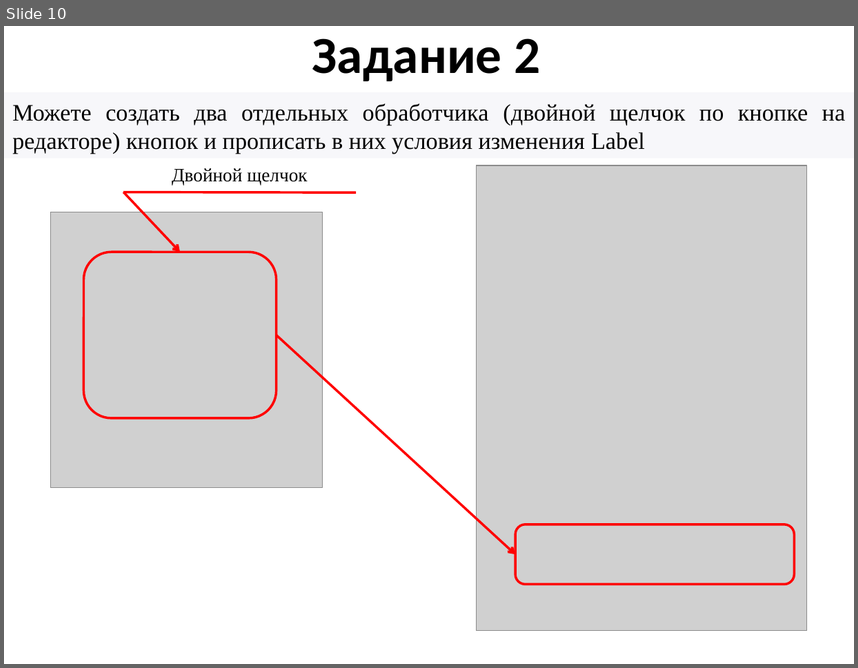
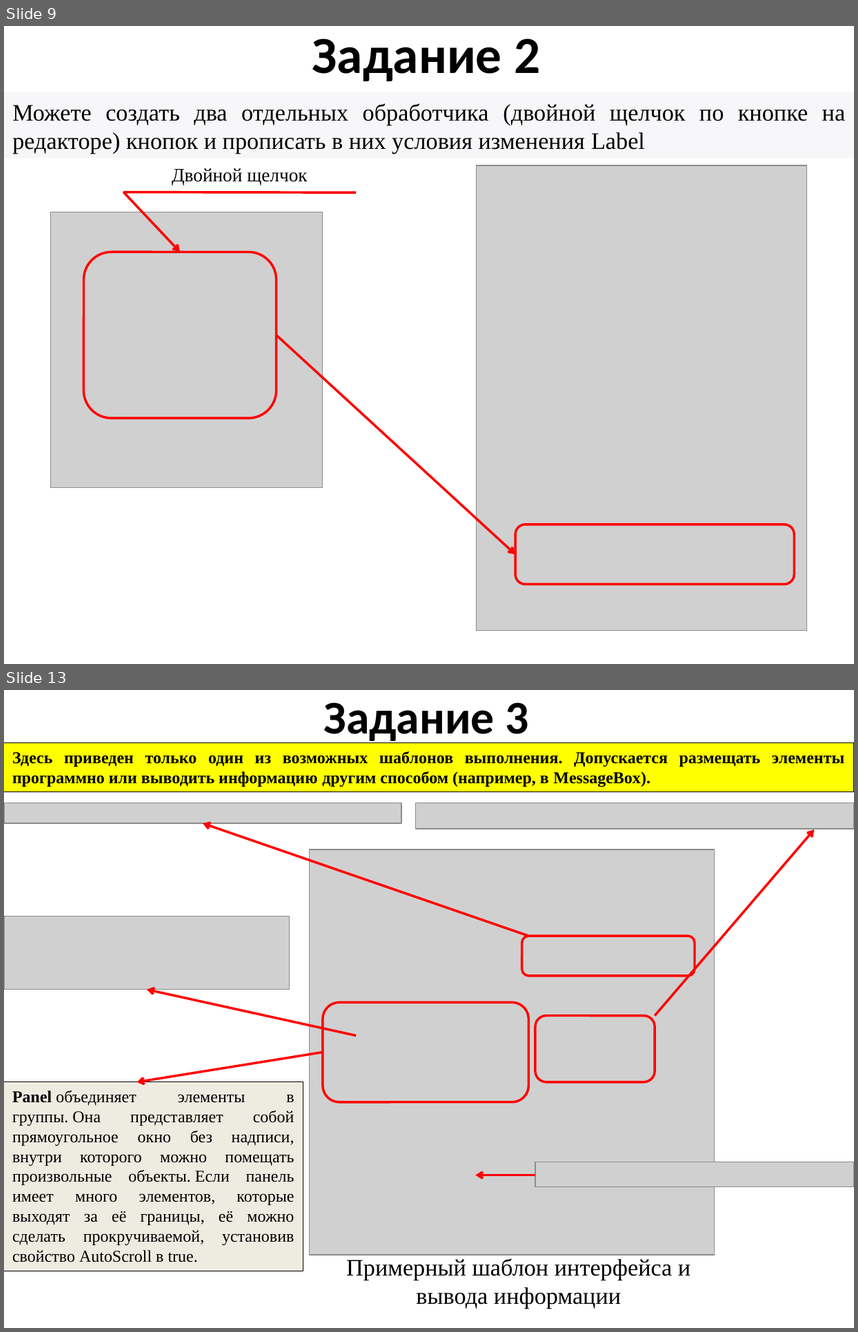
Before and after one commit to mbdatateach/site, a slide deck: sharp/1 Знакомство.pptx. Shown one above the other, each under a label of ours: slide 10 before the commit, slides 9 and 13 after it; the slides between them are not shown. The pictures are 858x668 and 858x1332 pixels, drawn with LibreOffice and Linux fonts; fonts in the diff are those of the drawing; grey boxes stand for pictures. Boxes give left, top, right and bottom in pixels: in the first picture for what was removed or moved away, otherwise in the second. Text is boxed around its words. In the diff, an @@ line names an element or a change of style, - is before the commit and + after.

```diff
--- a/sharp/1 Знакомство.pptx
+++ b/sharp/1 Знакомство.pptx
@@ slide 13 added at box(4, 690, 854, 1328), background #FFFFFF @@
@@ title added at box(323, 702, 529, 745), 39.6 pt, text #000000, bold @@
+Задание 3
@@ rectangle added at box(4, 742, 854, 791), fill #FFFF00, outline #000000 0.75 pt, 14 pt, text #000000, bold @@
+Здесь приведен только один из возможных шаблонов выполнения. Допускается размещать элементы программно или выводить информацию другим способом (например, в MessageBox).
@@ picture added at box(4, 803, 402, 823) @@
@@ picture added at box(415, 803, 854, 829) @@
@@ arrow added from (528, 936) to (203, 823), #FF0000 2 pt @@
@@ arrow added from (655, 1016) to (814, 829), #FF0000 2 pt @@
@@ picture added at box(309, 849, 715, 1254) @@
@@ picture added at box(4, 916, 290, 989) @@
@@ rounded rectangle added at box(522, 936, 694, 976), outline #FF0000 2 pt @@
@@ arrow added from (356, 1035) to (147, 989), #FF0000 2 pt @@
@@ rounded rectangle added at box(323, 1002, 528, 1101), outline #FF0000 2 pt @@
@@ rounded rectangle added at box(535, 1016, 655, 1082), outline #FF0000 2 pt @@
@@ arrow added from (323, 1052) to (136, 1082), #FF0000 2 pt @@
@@ rectangle added at box(4, 1082, 303, 1270), fill #EEECE1, outline #000000 0.75 pt, 14 pt, text #000000 @@
+Panel объединяет элементы в группы. Она представляет собой прямоугольное окно без надписи, внутри которого можно помещать произвольные объекты. Если панель имеет много элементов, которые выходят за её границы, её можно сделать прокручиваемой, установив свойство AutoScroll в true.
@@ picture added at box(535, 1162, 854, 1186) @@
@@ arrow added from (535, 1174) to (476, 1174), #FF0000 2 pt @@
@@ text added at box(346, 1258, 691, 1308), 20 pt, text #000000 @@
+Примерный шаблон интерфейса и вывода информации
@@ what was slide 10 is now slide 9 @@
```
Also in this commit, not shown: 3 slides changed, 2 other slides added, 1 slide removed, 8 other files.
